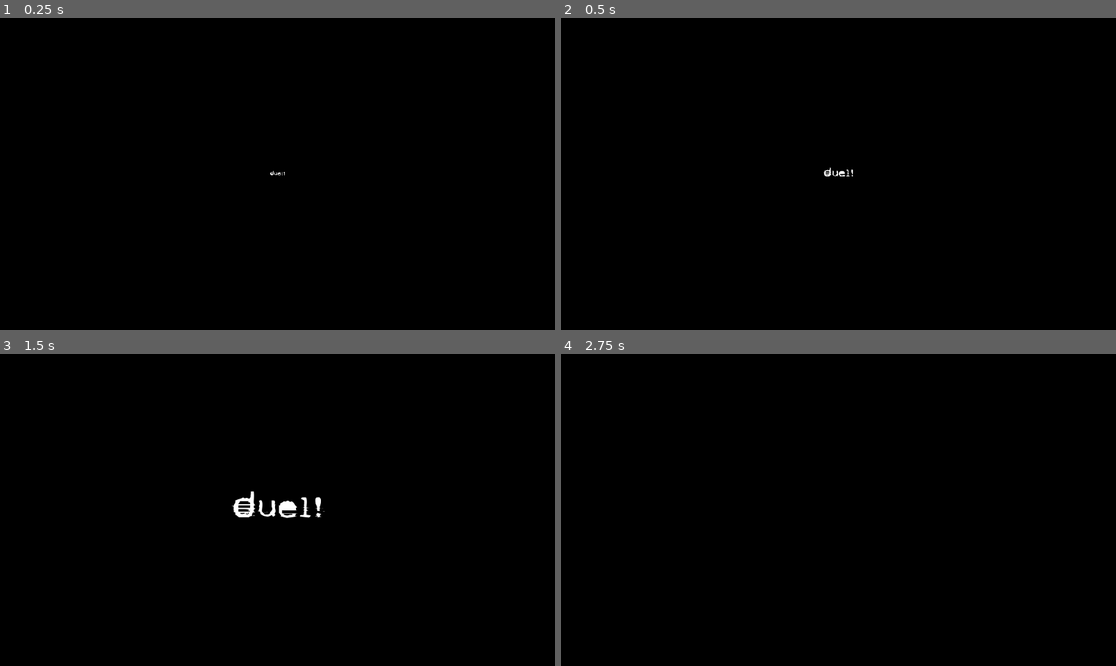
Above: before the commit, frames 1-4 (two rows, left to right).
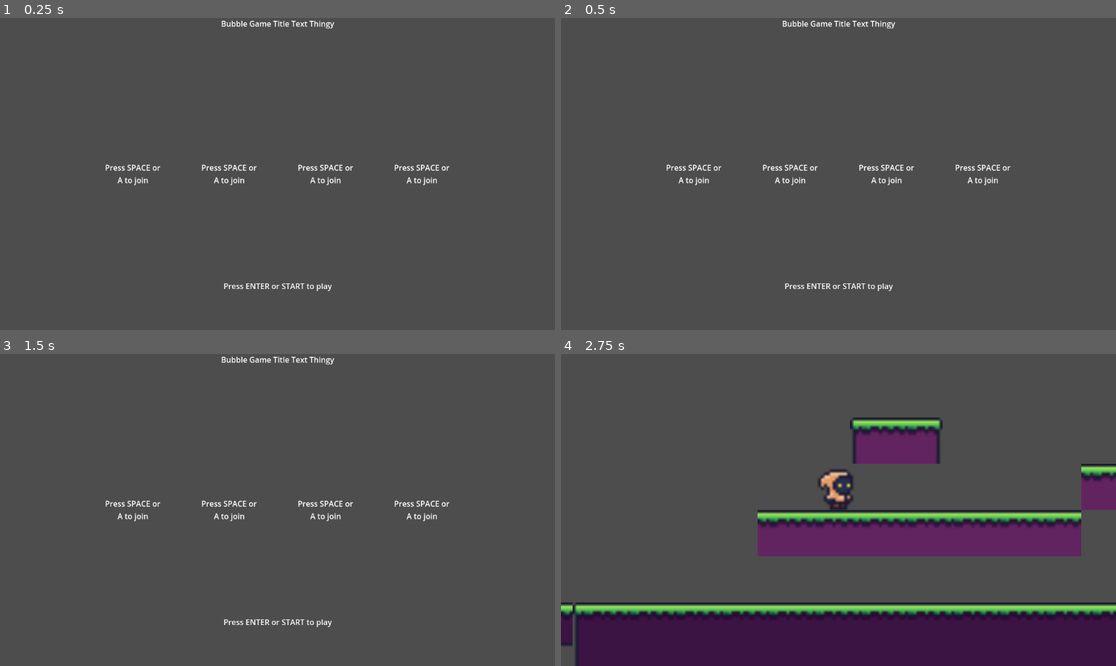
Above: after the commit, the same moments.

Repository: Nova840/GGJ2025
Game: Godot game, scene res://scenes/start_menu.tscn
The game is run twice, just before and just after one commit, with the same random seed, the same clock (stepped at 60 frames per second) and the same inputs. Before the commit the project starts from res://scenes/duel.tscn.
Inputs:
- Up to frame 1 (0.25 s): no input
- Up to frame 2 (0.5 s): no input
- Up to frame 3 (1.5 s): tap Space (Keyboard Action 1) at 0.5 s; hold Space (Keyboard Action 1) 0.53-1.28 s; hold D (Keyboard Right) from 0.53 s (still down); tap W (Keyboard Up) at 0.77 s; tap Shift (Keyboard Action 2) at 1.35 s
- Up to frame 4 (2.75 s): tap W (Keyboard Up) at 1.52 s; tap Space (Keyboard Action 1) at 2 s; release D (Keyboard Right) at 2.03 s; hold A (Keyboard Left) from 2.03 s (still down); hold Enter (Keyboard Start) from 2.03 s (still down)

The runs differ from the first frame. In frame 1, 100% of the frame differs, in the area x 0-100%, y 0-100%; in frame 2, 100%; in frame 3, 100%; in frame 4, 100%.

Commit message:
New start menu

Diff:
--- a/ggj25/project.godot
+++ b/ggj25/project.godot
@@ -11,7 +11,7 @@
 [application]
 
 config/name="GGJ25"
-run/main_scene="res://scenes/duel.tscn"
+run/main_scene="res://scenes/start_menu.tscn"
 config/features=PackedStringArray("4.3", "GL Compatibility")
 config/icon="res://icon.svg"
 
--- a/ggj25/scenes/end_screen.tscn
+++ b/ggj25/scenes/end_screen.tscn
@@ -1,6 +1,6 @@
 [gd_scene load_steps=2 format=3 uid="uid://4l3goo67h2sb"]
 
-[ext_resource type="Script" path="res://scenes/end_screen.gd" id="1_876hd"]
+[ext_resource type="Script" path="res://scripts/end_screen.gd" id="1_876hd"]
 
 [node name="EndScreen" type="Node"]
 script = ExtResource("1_876hd")
--- a/ggj25/scenes/start_menu.tscn
+++ b/ggj25/scenes/start_menu.tscn
@@ -1,21 +1,103 @@
-[gd_scene load_steps=2 format=3 uid="uid://dp00ysmnpthbj"]
+[gd_scene load_steps=3 format=3 uid="uid://dp00ysmnpthbj"]
 
 [ext_resource type="Script" path="res://scripts/start_menu.gd" id="1_7gmsj"]
+[ext_resource type="Script" path="res://scripts/start_player_label.gd" id="2_1bvnr"]
 
 [node name="StartMenu" type="Node"]
 script = ExtResource("1_7gmsj")
 
-[node name="PlayersLabel" type="Label" parent="."]
+[node name="TitleLabel" type="Label" parent="."]
+anchors_preset = 5
+anchor_left = 0.5
+anchor_right = 0.5
+offset_left = -83.0
+offset_right = 83.0
+offset_bottom = 117.0
+grow_horizontal = 2
+text = "Bubble Game Title Text Thingy"
+horizontal_alignment = 1
+
+[node name="Player1Label" type="Label" parent="."]
 anchors_preset = 8
 anchor_left = 0.5
 anchor_top = 0.5
 anchor_right = 0.5
 anchor_bottom = 0.5
-offset_left = -83.0
-offset_top = -100.5
-offset_right = 83.0
-offset_bottom = 100.5
+offset_left = -361.0
+offset_top = -25.0
+offset_right = -239.0
+offset_bottom = 25.0
 grow_horizontal = 2
 grow_vertical = 2
-text = "asdasdasd"
+text = "Press SPACE or A to join"
 horizontal_alignment = 1
+autowrap_mode = 2
+script = ExtResource("2_1bvnr")
+
+[node name="Player2Label" type="Label" parent="."]
+anchors_preset = 8
+anchor_left = 0.5
+anchor_top = 0.5
+anchor_right = 0.5
+anchor_bottom = 0.5
+offset_left = -161.0
+offset_top = -25.0
+offset_right = -39.0
+offset_bottom = 25.0
+grow_horizontal = 2
+grow_vertical = 2
+text = "Press SPACE or A to join"
+horizontal_alignment = 1
+autowrap_mode = 2
+script = ExtResource("2_1bvnr")
+player_index = 1
+
+[node name="Player3Label" type="Label" parent="."]
+anchors_preset = 8
+anchor_left = 0.5
+anchor_top = 0.5
+anchor_right = 0.5
+anchor_bottom = 0.5
+offset_left = 39.0
+offset_top = -25.0
+offset_right = 161.0
+offset_bottom = 25.0
+grow_horizontal = 2
+grow_vertical = 2
+text = "Press SPACE or A to join"
+horizontal_alignment = 1
+autowrap_mode = 2
+script = ExtResource("2_1bvnr")
+player_index = 2
+
+[node name="Player4Label" type="Label" parent="."]
+anchors_preset = 8
+anchor_left = 0.5
+anchor_top = 0.5
+anchor_right = 0.5
+anchor_bottom = 0.5
+offset_left = 239.0
+offset_top = -25.0
+offset_right = 361.0
+offset_bottom = 25.0
+grow_horizontal = 2
+grow_vertical = 2
+text = "Press SPACE or A to join"
+horizontal_alignment = 1
+autowrap_mode = 2
+script = ExtResource("2_1bvnr")
+player_index = 3
+
+[node name="Label" type="Label" parent="."]
+anchors_preset = 7
+anchor_left = 0.5
+anchor_top = 1.0
+anchor_right = 0.5
+anchor_bottom = 1.0
+offset_left = -20.0
+offset_top = -103.0
+offset_right = 20.0
+offset_bottom = -80.0
+grow_horizontal = 2
+grow_vertical = 0
+text = "Press ENTER or START to play"
--- a/ggj25/scenes/end_screen.gd
+++ b/ggj25/scripts/end_screen.gd
@@ -15,3 +15,9 @@
 
 	for p in winners_sorted:
 		players_label.text += str(p) + ":" + str(GameManager.round_player_eliminated[p]) + "\n"
+
+
+func _process(delta: float) -> void:
+	for p in range(-1, 4):
+		if GameManager.get_input_start_just_pressed(p):
+			get_tree().change_scene_to_file("res://scenes/start_menu.tscn")
--- a/ggj25/scripts/game_manager.gd
+++ b/ggj25/scripts/game_manager.gd
@@ -78,7 +78,8 @@
 
 
 func reset() -> void:
-	rounds_completed = 0
+	rounds_completed = -1
+	alive_players = starting_players.duplicate()
 	for p in round_player_eliminated.keys():
 		round_player_eliminated[p] = -1
 
--- a/ggj25/scripts/start_menu.gd
+++ b/ggj25/scripts/start_menu.gd
@@ -1,8 +1,10 @@
 extends Node
 class_name StartMenu
 
-
-@onready var players_label: Label = $PlayersLabel
+@onready var player_1_label: Label = $Player1Label
+@onready var player_2_label: Label = $Player2Label
+@onready var player_3_label: Label = $Player3Label
+@onready var player_4_label: Label = $Player4Label
 
 
 func _ready() -> void:
@@ -15,9 +17,5 @@
 			GameManager.add_player(p)
 		if GameManager.get_input_action_2(p):
 			GameManager.remove_player(p)
-		if GameManager.get_input_start_just_pressed(p):
+		if GameManager.get_input_start_just_pressed(p) and GameManager.starting_players.size() > 0:
 			GameManager.next_round([])
-
-	players_label.text = ""
-	for p in GameManager.starting_players:
-		players_label.text += str(p) + "\n"
--- /dev/null
+++ b/ggj25/scripts/start_player_label.gd
@@ -0,0 +1,26 @@
+extends Label
+class_name StartPlayerLabel
+
+@export var player_index: int
+
+var no_player_text: String
+
+
+func _ready() -> void:
+	no_player_text = text
+	set_label_text()
+
+
+func _process(delta: float) -> void:
+	set_label_text()
+
+
+func set_label_text() -> void:
+	if GameManager.starting_players.size() <= player_index:
+		text = no_player_text
+	else:
+		var player := GameManager.starting_players[player_index]
+		if player < 0:
+			text = "Keyboard"
+		else:
+			text = "Controller " + str(player + 1)
Not shown, added: ggj25/assets/Needle .png.import
Not shown, added: ggj25/assets/Thorns .png.import
Not shown, added: ggj25/assets/moveabletilepurple.png.import
Not shown, added: ggj25/assets/platformtilered.png.import
